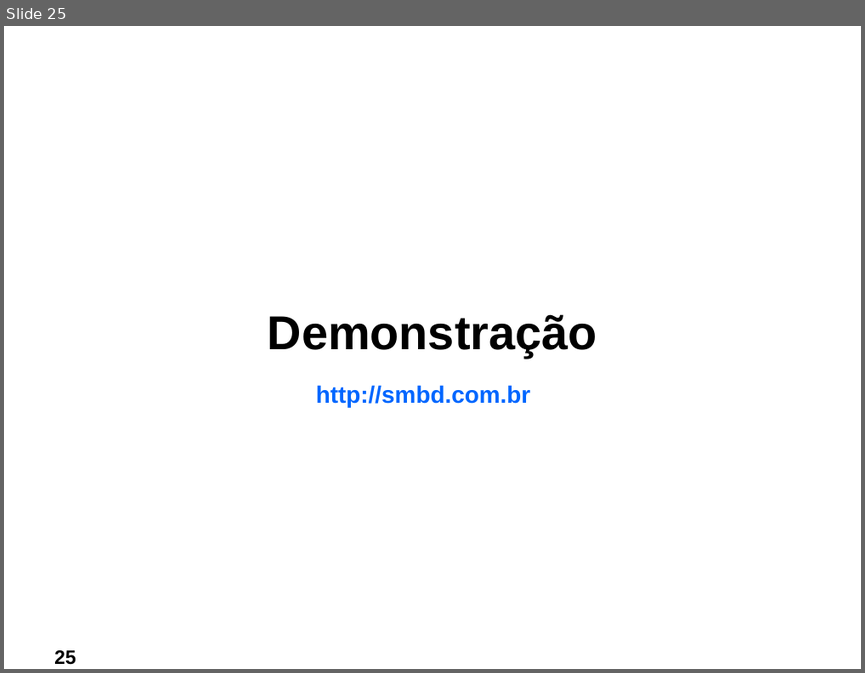
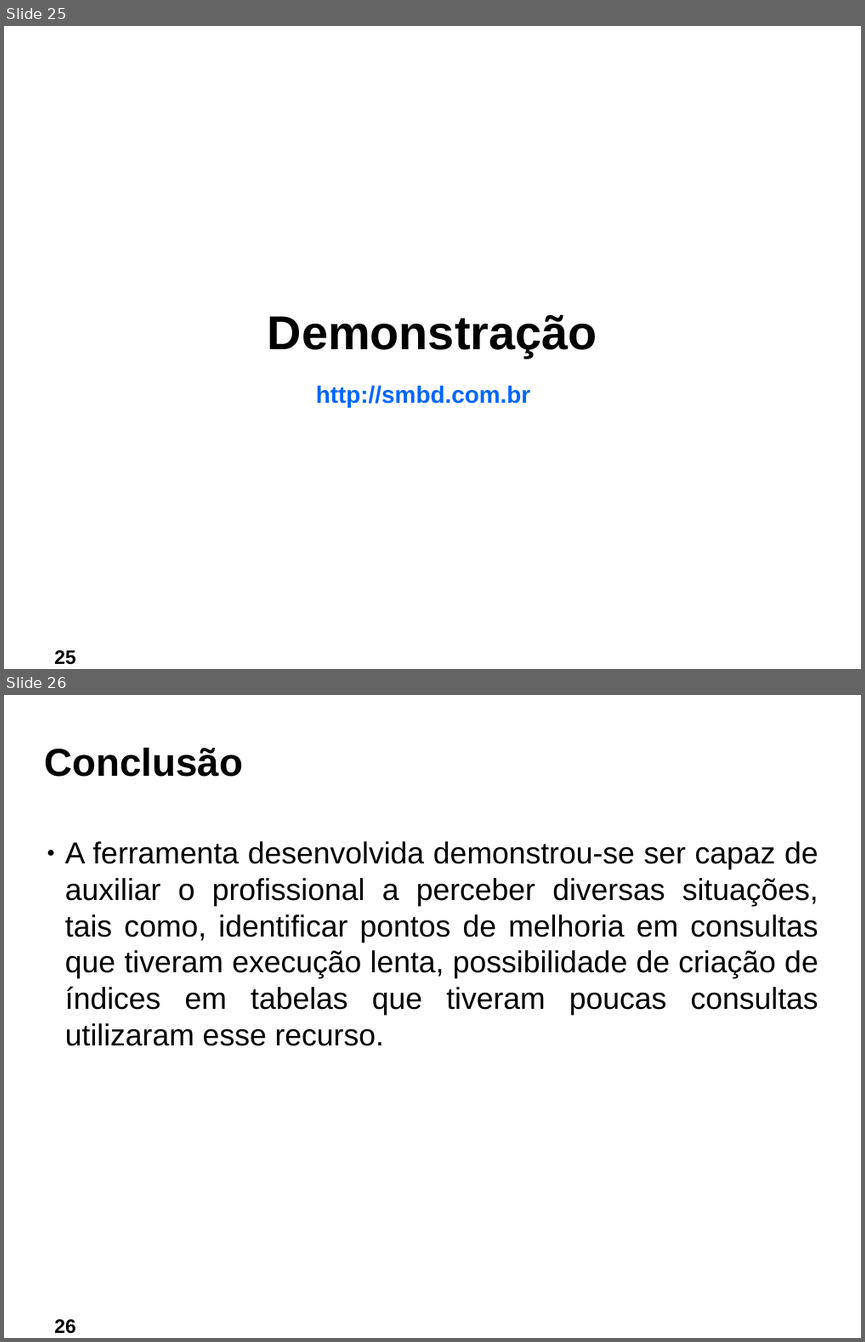
Before and after one commit to ftomasini/smdb, a slide deck: Documentos/FTOMASINI/FINAL/APRESENTACAO.odp. Shown one above the other, each under a label of ours: slide 25 before the commit, slides 25 and 26 after it. The pictures are 865x673 and 865x1342 pixels, drawn with LibreOffice and Linux fonts; fonts in the diff are those of the drawing; background and template pictures are left out. Boxes give left, top, right and bottom in pixels: in the first picture for what was removed or moved away, otherwise in the second. Text is boxed around its words. In the diff, an @@ line names an element or a change of style, - is before the commit and + after.

```diff
--- a/Documentos/FTOMASINI/FINAL/APRESENTACAO.odp
+++ b/Documentos/FTOMASINI/FINAL/APRESENTACAO.odp
@@ slide 26 added at (x1=4, y1=695, x2=861, y2=1338), background picture (left out) @@
@@ title added at (x1=45, y1=748, x2=243, y2=777), 36 pt, text #000000, bold @@
+Conclusão
@@ text added at (x1=65, y1=841, x2=818, y2=1046), 28 pt, text #000000 @@
+● A ferramenta desenvolvida demonstrou-se ser capaz de auxiliar o profissional a perceber diversas situações, tais como, identificar pontos de melhoria em consultas que tiveram execução lenta, possibilidade de criação de índices em tabelas que tiveram poucas consultas utilizaram esse recurso.
@@ page number added at (x1=54, y1=1319, x2=75, y2=1333), 18 pt, text #000000, bold @@
+26
```
Also in this commit, not shown: 1 other slide added, 1 slide removed, 2 other files.
